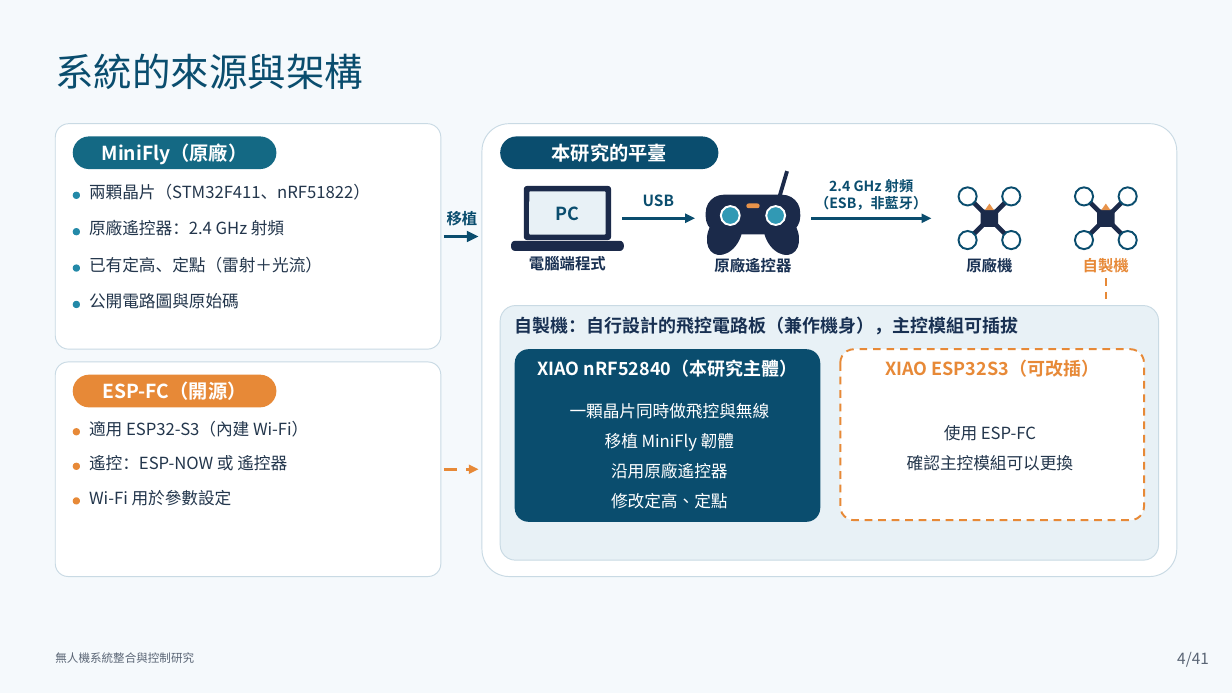
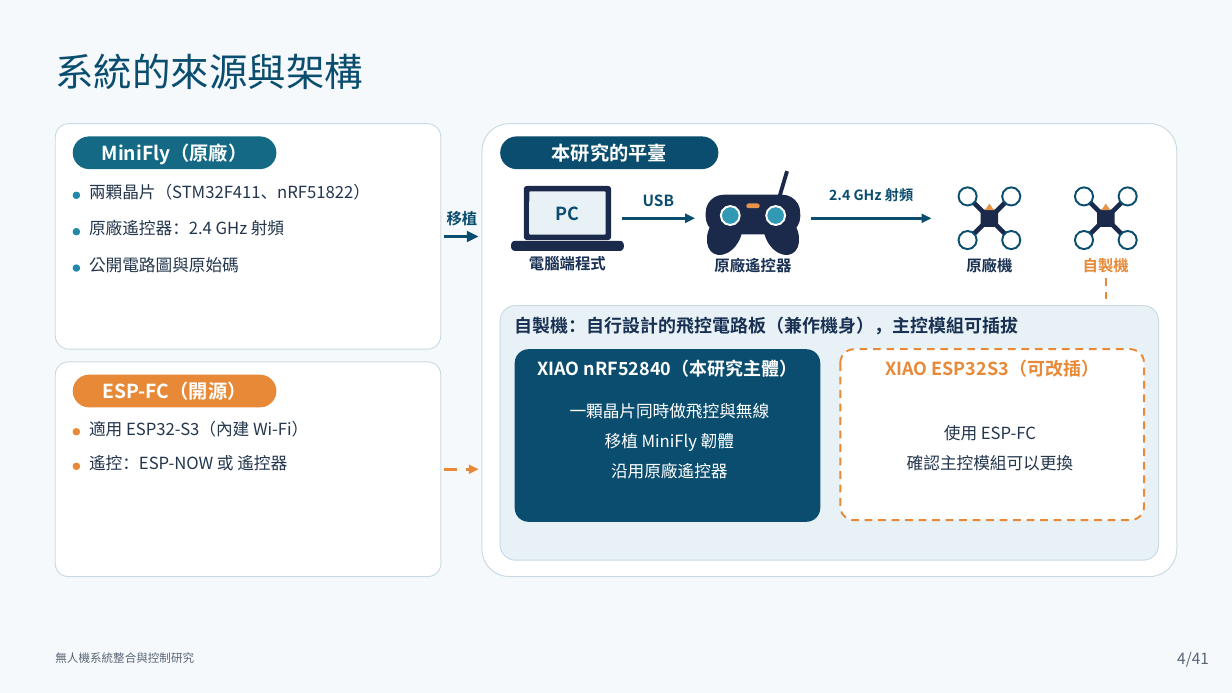
Before and after one commit to lingken1028/-, a slide deck: slide 4 of 無人機系統整合與控制研究_口試簡報 2.pptx. Drawn at 1232x693 pixels with LibreOffice and Linux fonts; fonts in the diff are those of the drawing. Boxes give left, top, right and bottom in pixels: in the first picture for what was removed or moved away, otherwise in the second. Text is boxed around its words. In the diff, an @@ line names an element or a change of style, - is before the commit and + after.

```diff
--- a/無人機系統整合與控制研究_口試簡報 2.pptx
+++ b/無人機系統整合與控制研究_口試簡報 2.pptx
@@ text "2.4 GHz 射頻": place and size @@
-text "2.4 GHz 射頻" at bbox=[815, 177, 927, 210]
+text "2.4 GHz 射頻" at bbox=[829, 186, 913, 204]
@@ text at bbox=[815, 196, 927, 210]: paragraph removed @@
-（ESB，非藍牙）
@@ text "公開電路圖與原始碼": place and size @@
-text "公開電路圖與原始碼" at bbox=[89, 293, 239, 309]
+text "公開電路圖與原始碼" at bbox=[89, 257, 239, 273]
@@ text removed at bbox=[89, 257, 322, 273] @@
-已有定高、定點（雷射＋光流）
@@ ellipse removed at bbox=[73, 301, 80, 309] @@
@@ ellipse removed at bbox=[73, 497, 80, 505] @@
@@ text removed at bbox=[89, 490, 232, 506] @@
-Wi-Fi 用於參數設定
@@ text at bbox=[611, 493, 728, 509]: paragraph removed @@
-修改定高、定點
```
Also in this commit, not shown: 11 other slides changed.
